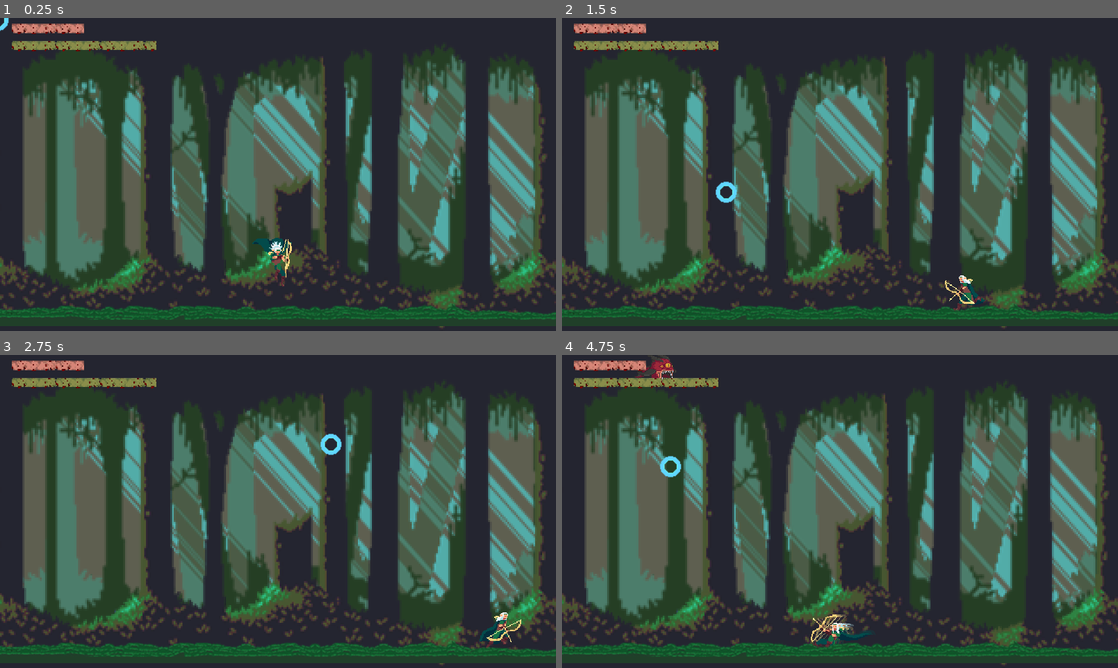
Above: before the commit, frames 1-4 (two rows, left to right).
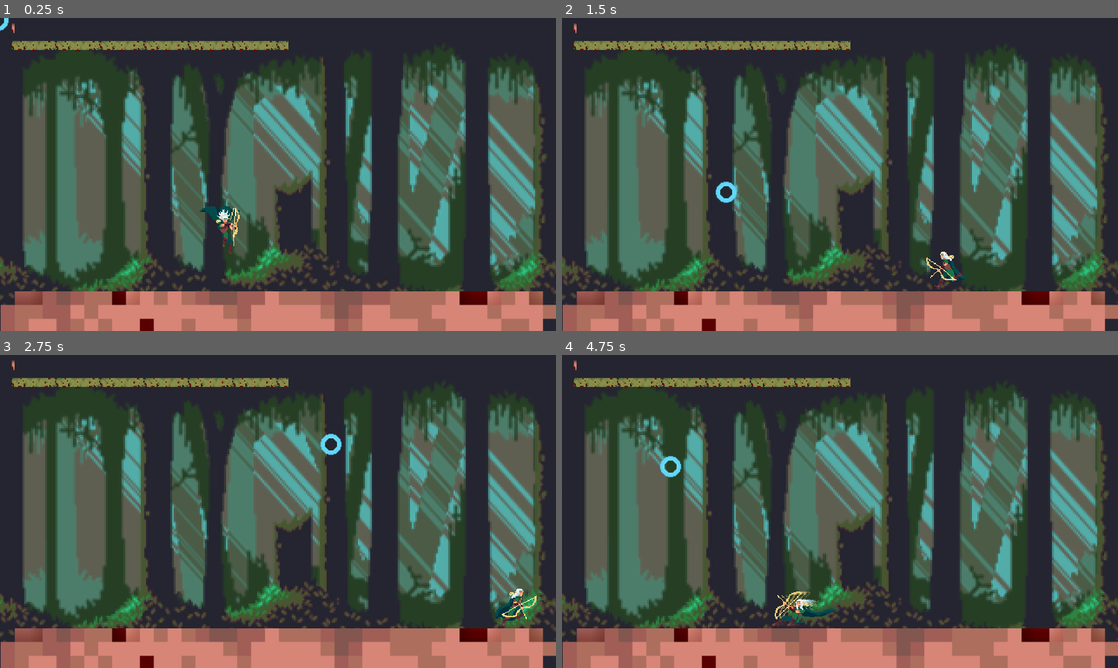
Above: after the commit, the same moments.

Repository: dcrespo3d/GGJ2023
Game: Godot game, scene res://EscenaMain.tscn
Two runs of this game, one before a commit and one after it. Both use one fixed random seed, a clock stepped at 60 frames per second and the inputs below.
Inputs (mouse positions are in pixels of both pictures, inside the frame that each line leads up to):
- Up to frame 1 (0.25 s): no input
- Up to frame 2 (1.5 s): move the mouse to (962, 158) at 0.52 s; hold Right (ui_right) 0.53-1.28 s; tap Space (dash_key) at 0.6, 1.35 s; move the mouse to (728, 190) at 1.27 s; hold Left (ui_left) from 1.28 s (still down)
- Up to frame 3 (2.75 s): move the mouse to (333, 442) at 2.02 s; release Left (ui_left) at 2.03 s; hold Right (ui_right) from 2.03 s (still down); tap Space (dash_key) at 2.1 s
- Up to frame 4 (4.75 s): move the mouse to (812, 574) at 2.77 s; release Right (ui_right) at 2.78 s; hold Up (ui_up) 2.78-3.53 s; tap Space (dash_key) at 2.85, 3.6, 4.35 s; move the mouse to (1006, 558) at 3.52 s; hold Left (ui_left) from 3.53 s (still down); tap 1 (debug1) at 4.15 s; move the mouse to (673, 464) at 4.27 s

The runs differ from the first frame. In frame 1, 14% of the frame differs, in the area x 0-100%, y 1-100%; in frame 2, 14%; in frame 3, 14%; in frame 4, 14%, in the area x 0-100%, y 0-100%.

Commit message:
Reticula

Diff:
--- a/EscenaMain.gd
+++ b/EscenaMain.gd
@@ -1,6 +1,6 @@
 extends Node2D
 
-export(PackedScene) var Enemy
+
 # Declare member variables here. Examples:
 # var a = 2
 # var b = "text"
@@ -8,28 +8,14 @@
 
 
 
-
 # Called when the node enters the scene tree for the first time.
-func _spawnEnemy():
-	var enemy = Enemy.instance()
-
-
-	var enemy_spawn_location = get_node("Viewport/enemyPath/enemySpawn")
-	enemy_spawn_location.unit_offset = randf()
-	var direction = enemy_spawn_location.rotation + PI / 2
-	enemy.position = enemy_spawn_location.position
-	print(enemy_spawn_location.unit_offset)
-	print(enemy_spawn_location.position)
-
-
-	$Viewport.add_child(enemy)
+func _ready():
+	pass # Replace with function body.
 
 
 # Called every frame. 'delta' is the elapsed time since the previous frame.
 func _process(delta):
-	if Input.is_action_just_pressed("debug1"):
-		_spawnEnemy()
 
-
+	$Gui/hpplayer.value = $Viewport/Player.currentHealth
+	$Gui/hpplayer.max_value = $Viewport/Player.maxHealth
 	$Gui/TextureRect.rect_size.x = $Viewport/Player.currentHealth
-	$Gui/TextureRect2.rect_size.x = $Viewport/Gea.currentHealth
--- a/EscenaMain.tscn
+++ b/EscenaMain.tscn
@@ -8,14 +8,7 @@
 [ext_resource path="res://Art/Enviroment/Background.png" type="Texture" id=6]
 [ext_resource path="res://Art/Enviroment/Tree_03.png" type="Texture" id=7]
 [ext_resource path="res://Art/Enviroment/Tree_01.png" type="Texture" id=8]
-[ext_resource path="res://Gea.tscn" type="PackedScene" id=9]
-[ext_resource path="res://Art/Enviroment/Floor.png" type="Texture" id=10]
-[ext_resource path="res://Enemy_01.tscn" type="PackedScene" id=11]
-
-[sub_resource type="Curve2D" id=3]
-_data = {
-"points": PoolVector2Array( 0, 0, 0, 0, 0.666667, -4.33333, 0, 0, 0, 0, 636.668, -4 )
-}
+[ext_resource path="res://Art/UI/Button_Flesh.png" type="Texture" id=9]
 
 [sub_resource type="RectangleShape2D" id=1]
 extents = Vector2( 280.5, 583.5 )
@@ -25,78 +18,59 @@
 
 [node name="EscenaMain" type="Node2D"]
 script = ExtResource( 2 )
-Enemy = ExtResource( 11 )
 
 [node name="Viewport" type="Node2D" parent="."]
 scale = Vector2( 3, 3 )
 
 [node name="ColorRect" type="ColorRect" parent="Viewport"]
-margin_left = -2.33333
-margin_top = -19.3333
-margin_right = 650.667
-margin_bottom = 380.667
+margin_left = -5.0
+margin_top = -30.0
+margin_right = 648.0
+margin_bottom = 370.0
 color = Color( 0.0666667, 0.0156863, 0.286275, 1 )
 
-[node name="Background" type="TextureRect" parent="Viewport"]
+[node name="TextureRect" type="TextureRect" parent="Viewport"]
 margin_top = -3.0
-margin_right = 640.0
+margin_right = 647.0
 margin_bottom = 367.0
 texture = ExtResource( 6 )
 
-[node name="Trees_01" type="TextureRect" parent="Viewport"]
+[node name="TextureRect2" type="TextureRect" parent="Viewport"]
 margin_right = 647.0
 margin_bottom = 370.0
 texture = ExtResource( 8 )
 
-[node name="Trees_02" type="TextureRect" parent="Viewport"]
+[node name="TextureRect3" type="TextureRect" parent="Viewport"]
 margin_right = 647.0
 margin_bottom = 370.0
 texture = ExtResource( 5 )
 
-[node name="Trees_03" type="TextureRect" parent="Viewport"]
+[node name="TextureRect4" type="TextureRect" parent="Viewport"]
 margin_right = 647.0
 margin_bottom = 370.0
 texture = ExtResource( 7 )
+
+[node name="TextureRect5" type="TextureRect" parent="Viewport"]
+margin_left = 1.33333
+margin_top = 314.0
+margin_right = 648.333
+margin_bottom = 474.0
+texture = ExtResource( 9 )
 
 [node name="Fondo" type="Node2D" parent="Viewport"]
 
 [node name="Target" parent="Viewport" instance=ExtResource( 3 )]
 
 [node name="Player" parent="Viewport" instance=ExtResource( 1 )]
-position = Vector2( 315, 271 )
-maxHealth = 250
-currentHealth = 250
-dashspeed = 800
-mindashduration = 20
-
-[node name="Gea" parent="Viewport" instance=ExtResource( 9 )]
-position = Vector2( -227.333, 342.667 )
-maxHealth = 500
-currentHealth = 500
-
-[node name="Floor" type="TextureRect" parent="Viewport"]
-margin_left = -2.0
-margin_top = -5.66666
-margin_right = 641.0
-margin_bottom = 354.333
-texture = ExtResource( 10 )
-expand = true
-
-[node name="enemyPath" type="Path2D" parent="Viewport"]
-position = Vector2( -0.00384146, 0 )
-scale = Vector2( 1.00576, 1 )
-curve = SubResource( 3 )
-
-[node name="enemySpawn" type="PathFollow2D" parent="Viewport/enemyPath"]
-position = Vector2( 0.666667, -4.33333 )
-rotation = 0.00052419
+position = Vector2( 254.667, 234.333 )
+maxHealth = 20
 
 [node name="Area2D" type="Area2D" parent="."]
 
 [node name="StaticBody2D" type="StaticBody2D" parent="."]
 
 [node name="CollisionShape2D" type="CollisionShape2D" parent="StaticBody2D"]
-position = Vector2( -290, 543 )
+position = Vector2( -245, 540 )
 shape = SubResource( 1 )
 
 [node name="CollisionShape2D2" type="CollisionShape2D" parent="StaticBody2D"]
@@ -104,7 +78,7 @@
 shape = SubResource( 1 )
 
 [node name="CollisionShape2D3" type="CollisionShape2D" parent="StaticBody2D"]
-position = Vector2( 157, 2095 )
+position = Vector2( 995, 1054 )
 shape = SubResource( 2 )
 
 [node name="Gui" parent="." instance=ExtResource( 4 )]
Not shown, added: Art/Projectile/Frames/DisparoFrame1.png.import
Not shown, added: Art/Projectile/Frames/DisparoFrame2.png.import
Not shown, added: Art/Projectile/Frames/DisparoFrame3.png.import
Not shown, added: Art/Projectile/Frames/DisparoFrame4.png.import
Binary file added: Art/Projectile/Reticula 2.png
Not shown, added: Art/Projectile/Reticula 2.png.import
Not shown: 1 places in EscenaMain.tscn that only renumber resources
